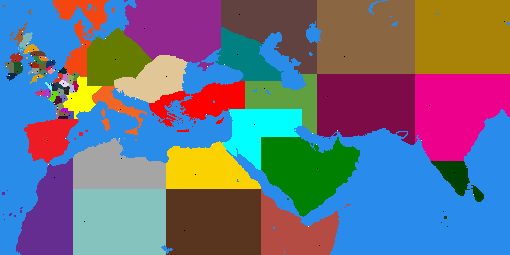
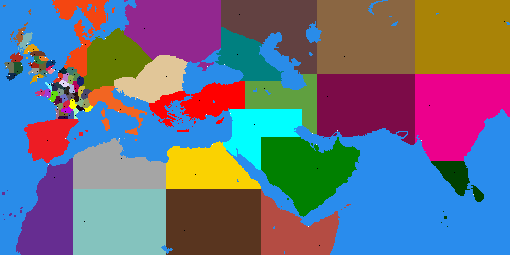
Layer changes from the first 510px x 255px image to the second:
painted on "map_regions" over [63, 67, 102, 119]
